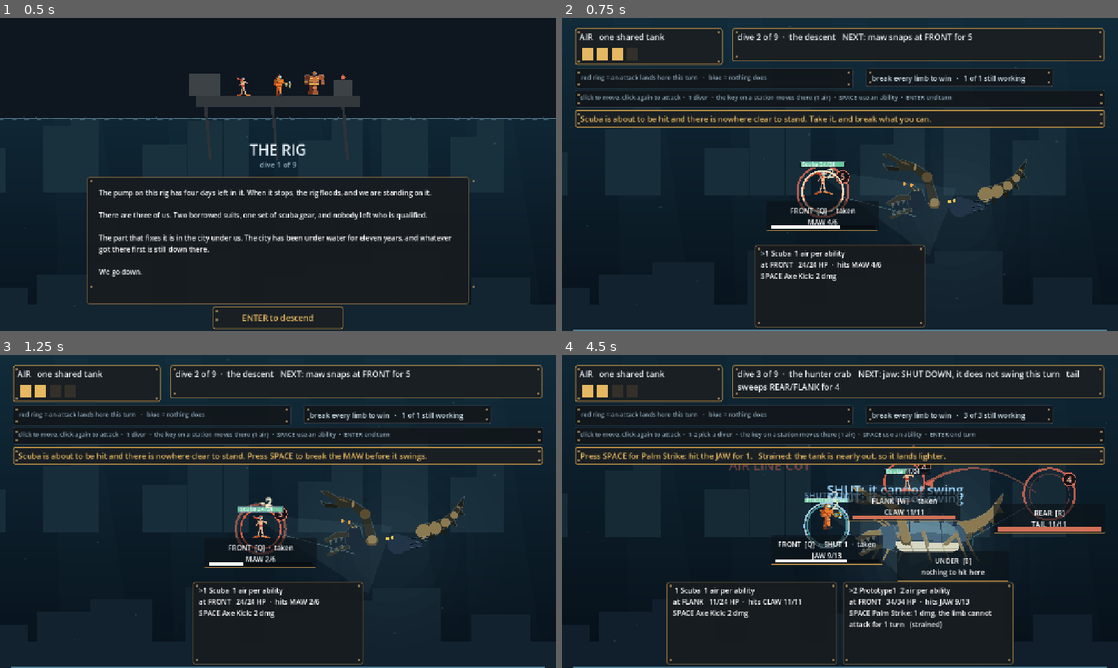
Above: before the commit, frames 1-4 (two rows, left to right).
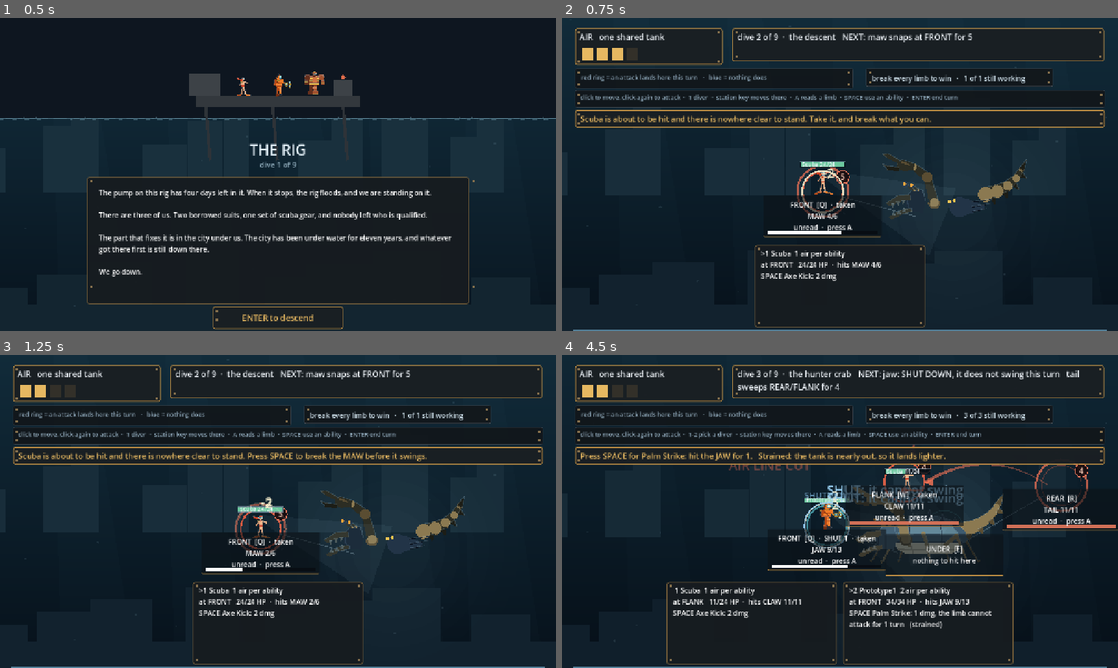
Above: after the commit, the same moments.

Repository: ImmortalDemonGod/salvage
Game: Godot game, scene res://game/main.tscn
Same seed, same stepped clock (60 frames per second), same inputs: the game is played once before the commit and once after it.
Inputs (mouse positions are in pixels of both pictures, inside the frame that each line leads up to):
- Up to frame 1 (0.5 s): no input
- Up to frame 2 (0.75 s): tap Enter at 0.5 s; move the mouse to (962, 158) at 0.52 s; hold Right from 0.53 s (still down); tap 1 at 0.6 s; click (962, 158) at 0.67 s
- Up to frame 3 (1.25 s): keep holding Right; tap Space at 0.77 s
- Up to frame 4 (4.5 s): release Right at 1.25 s; tap Enter at 1.25, 3.5, 4.25 s; drag from (728, 527) to (812, 574) at 1.27 s; move the mouse to (895, 442) at 2.02 s; hold Right 2.03-2.75 s; tap 3 at 2.1 s; drag from (812, 574) to (673, 464) at 2.77 s; move the mouse to (1006, 558) at 3.52 s; hold A 3.53-4.25 s; tap Q at 3.6 s; tap Space at 3.77 s; drag from (673, 464) to (756, 433) at 4.27 s

Frame 1 is identical in both runs. In frame 2, 1.4% of the frame differs, in the area x 27-72%, y 24-71%; in frame 3, 1.3%; in frame 4, 6.3%, in the area x 32-100%, y 24-73%.

Commit message:
build Marc's missing step: analyze, then choose what to break
docs/marc-project-proposal.pdf has been in this repo since the scaffold
and is cited nowhere in my notes, because I never opened it. Its core loop
is Encounter -> ANALYZE ENEMY -> Target Body Parts -> Disable Enemy
Abilities, and its first design pillar is "Every attack should feel
meaningful. Players choose WHAT TO DISABLE, not simply what to damage."

There was no Analyze step at all, and nothing to find out: the telegraph
already shows every number, so one limb is as good as another and breaking
them in some order is a chore rather than a choice. That is the whole of
"all I'm doing is clicking space and enter over and over."

Every limb now carries a trait, hidden until a diver reads it. Press A,
1 air, the cheapest action in the game because information should be
affordable:

  brittle      takes double damage
  plated       takes one less from every hit
  pressurised  breaking it shuts every OTHER limb for a turn
  leaking      breaking it gives the squad 2 air back

A trait only bites once it is KNOWN, so reading is what turns a hidden
number into an opportunity. The crab teaches it with one brittle limb and
one leaking. The worm makes it a choice between two payoffs. The dredge
plates the limb you are standing next to, so grinding the obvious target
is the wrong answer.

The judges got the new door too, per G14: greedy values a reading by how
much of the limb is left to exploit, casual pokes at it the way a novice
pokes at anything new.

Re-swept, paid in content: crab 61.2, spitter 59.2, dredge 60.2, all
inside 55-90. The spitter's plating moved off the limb you start beside,
because plating the one you cannot avoid is a tax rather than a decision.

Diff:
--- a/content/encounters.gd
+++ b/content/encounters.gd
@@ -39,7 +39,7 @@
 	"crab": {
 		"title": "the hunter crab",
 		"art": {"kind": "crab", "scale": 158.0, "pos": [872, 330], "tint": [1.0, 1.0, 1.0]},
-		"places": {"0": [610, 392], "1": [788, 292], "2": [900, 430], "3": [1122, 320]},
+		"places": {"0": [610, 392], "1": [788, 292], "2": [880, 404], "3": [1150, 300]},
 		# TWO divers. One was tried and REFUTED by measurement: the crab
 		# became unwinnable (G2 0/40), casual fell to 5.2 percent, and
 		# UNDER went dead because a lone diver never has a reason to stand
@@ -61,9 +61,9 @@
 			# swept after Proto5 became the efficient heavy (8 dmg for 3 Air)
 			# and the overdraft was cut. All three encounters land at limbs
 			# x1.45: crab 66.7% / 9.0 turns / 14.0 HP
-			{"name": "jaw", "hp": 13, "station": FRONT},
+			{"name": "jaw", "hp": 13, "station": FRONT, "trait": "brittle"},
 			{"name": "claw", "hp": 11, "station": FLANK},
-			{"name": "tail", "hp": 11, "station": REAR},
+			{"name": "tail", "hp": 11, "station": REAR, "trait": "leaking"},
 		],
 		# SPEC 2.6 verbatim: "the jaw only reaches FRONT, and the tail sweeps
 		# REAR and FLANK together. No conditions, no statuses, no special
@@ -89,7 +89,7 @@
 		# a LONGER, thinner body: the stations sit further apart along it,
 		# so the board itself reads differently from the crab's
 		"art": {"kind": "worm", "scale": 188.0, "pos": [910, 312], "tint": [0.55, 0.85, 0.70]},
-		"places": {"0": [604, 386], "1": [886, 288], "2": [946, 430], "4": [286, 386]},
+		"places": {"0": [604, 386], "1": [886, 288], "2": [946, 404], "4": [286, 386]},
 		"party": 2,
 		# The drum is fitted before this fight, so it is declared HERE.
 		# While gear was a global set by the run, the bands measured the
@@ -109,9 +109,9 @@
 			# ladder (crab 2s, worm 5/5/3, dredge 4/3/4) rather than the
 			# gentler one that would have made fight two easier than fight
 			# one.
-			{"name": "maw", "hp": 10, "station": FRONT},
-			{"name": "vent", "hp": 7, "station": FLANK},
-			{"name": "gut", "hp": 7, "station": UNDER},
+			{"name": "maw", "hp": 10, "station": FRONT, "trait": "brittle"},
+			{"name": "vent", "hp": 7, "station": FLANK, "trait": "pressurised"},
+			{"name": "gut", "hp": 7, "station": UNDER, "trait": "plated"},
 		],
 		# Every limb attacks, so every station is threatened by something and
 		# breaking any of them changes the map. The gut had no attack, which
@@ -152,9 +152,9 @@
 			# player safe ground and handed back too much: casual 92.5%,
 			# outside the pinned band. Paid for in limb HP and damage, not
 			# by moving the band.
-			{"name": "arm", "hp": 11, "station": FRONT},
-			{"name": "boiler", "hp": 10, "station": FLANK},
-			{"name": "winch", "hp": 10, "station": REAR},
+			{"name": "arm", "hp": 11, "station": FRONT, "trait": "plated"},
+			{"name": "boiler", "hp": 10, "station": FLANK, "trait": "pressurised"},
+			{"name": "winch", "hp": 10, "station": REAR, "trait": "brittle"},
 		],
 		"attacks": [
 			{"limb": 0, "stations": [FRONT, FLANK], "dmg": 4, "name": "sweeps"},
--- a/game/main.gd
+++ b/game/main.gd
@@ -185,7 +185,7 @@
 	for i in range(5):
 		var m := Panel.new()
 		m.name = "station_" + Combat.STATION_NAMES[i]
-		m.size = Vector2(258, 68)
+		m.size = Vector2(272, 96)
 		m.position = Vector2.ZERO   # placed per encounter in _refresh
 		m.add_theme_stylebox_override("panel", skin_station())
 		var bg := ColorRect.new()
@@ -875,8 +875,14 @@
 		else:
 			var stun := "  ·  SHUT %d" % int(combat.limb_stun[lb]) if int(combat.limb_stun[lb]) > 0 else ""
 			var maxhp: int = int((combat.enc.limbs[lb] as Dictionary).hp)
-			lbl.text = "%s  [%s]%s%s\n%s %d/%d" % [Combat.STATION_NAMES[i], String(keys2[i]), stun, here_free(i),
-				String(combat.LIMB_NAMES[lb]).to_upper(), int(combat.limb_hp[lb]), maxhp]
+			var read := ""
+			if combat.known(lb):
+				var tr := combat.trait_of(lb)
+				read = "\n" + String(Combat.TRAITS[tr]) if tr != "" else "\nread: nothing unusual"
+			else:
+				read = "\nunread  ·  press A"
+			lbl.text = "%s  [%s]%s%s\n%s %d/%d%s" % [Combat.STATION_NAMES[i], String(keys2[i]), stun, here_free(i),
+				String(combat.LIMB_NAMES[lb]).to_upper(), int(combat.limb_hp[lb]), maxhp, read]
 	# A cut line must READ as a cut line. This showed "AIR 3 / 3" after the
 	# umbilical rule fired, so the pool and its ceiling shrank together and
 	# the player could not tell anything had been taken from them.
@@ -969,7 +975,7 @@
 	for i in range(5):
 		if combat.station_open(i):
 			mkeys.append(String(keys[i]))
-	ui_help.text += "click to move, click again to attack  ·  %s  ·  the key on a station moves there (1 air)  ·  %s  ·  ENTER end turn" % [pick, use]
+	ui_help.text += "click to move, click again to attack  ·  %s  ·  station key moves there  ·  A reads a limb  ·  %s  ·  ENTER end turn" % [pick, use]
 	queue_redraw()
 
 # ---- the player's door. The bot calls these same Combat methods. -------
@@ -979,6 +985,26 @@
 # bots used all six, while the player had one key. A blind reviewer put it
 # plainly: "there is nothing on screen indicating a second or alternate
 # attack for either character."
+# Marc's Analyze step. Reading a limb costs 1 air and tells you what it
+# turns out to be, which is what makes the ORDER you break things a
+# decision rather than a chore.
+func player_analyze() -> bool:
+	var ok := combat.act_analyze(selected)
+	if ok:
+		refusal = ""
+		_after()
+	else:
+		var d = combat.divers[selected]
+		var lb: int = combat.target_limb(d)
+		if lb >= 0 and combat.known(lb):
+			refusal = "the %s has already been read" % String(combat.LIMB_NAMES[lb]).to_upper()
+		elif lb < 0:
+			refusal = "nothing to read from %s" % Combat.STATION_NAMES[int(d.station)]
+		else:
+			refusal = "not enough air to read a limb"
+		_refresh()
+	return ok
+
 func player_ability(slot: int) -> bool:
 	var ok := combat.act_ability(selected, slot)
 	if ok:
@@ -1084,6 +1110,7 @@
 		KEY_E: player_move(Combat.UNDER)
 		KEY_R: player_move(Combat.REAR)
 		KEY_T: player_move(Combat.BACKLINE)
+		KEY_A: player_analyze()
 		KEY_SPACE: player_ability(0)
 		KEY_F: player_ability(1)
 		KEY_LEFT, KEY_RIGHT:
--- a/sim/combat.gd
+++ b/sim/combat.gd
@@ -97,6 +97,7 @@
 # 2 Air, and the greedy bot finished the vent worm without taking a scratch.
 # A shutdown should be a PARTIAL answer: it removes one limb's swing from a
 # turn that has several.
+var analyzed: Array = []   # which limbs a diver has read
 var locked: Array = []
 
 # kit_size 0 means "everything this diver owns", which is what the bots and
@@ -105,6 +106,9 @@
 	enc_id = encounter
 	enc = (Encounters.ALL[encounter] as Dictionary)
 	STATION_LIMB = Encounters.station_limb(enc)
+	analyzed = []
+	for _l in enc.limbs:
+		analyzed.append(false)
 	OPEN_STATIONS = (enc.open_stations as Array).duplicate()
 	LIMB_NAMES = []
 	limb_hp = []
@@ -221,6 +225,45 @@
 			out.append(d)
 	return out
 
+# what a limb turns out to be, once a diver has read it
+const TRAITS := {
+	"brittle": "brittle: it takes double damage",
+	"pressurised": "pressurised: breaking it shuts every other limb for a turn",
+	"leaking": "leaking: breaking it gives the squad 2 air back",
+	"plated": "plated: it takes one less from every hit",
+}
+
+func trait_of(limb: int) -> String:
+	if limb < 0 or limb >= enc.limbs.size():
+		return ""
+	return String((enc.limbs[limb] as Dictionary).get("trait", ""))
+
+func known(limb: int) -> bool:
+	return limb >= 0 and limb < analyzed.size() and bool(analyzed[limb])
+
+# Reading a limb costs air like anything else. It is the cheapest action in
+# the game because information should be affordable, and the only one that
+# does no damage at all.
+const ANALYZE_COST := 1
+
+func act_analyze(i: int) -> bool:
+	if i < 0 or i >= divers.size():
+		return false
+	var d = divers[i]
+	if outcome != "ongoing" or d.down or not afford(ANALYZE_COST):
+		return false
+	var limb: int = target_limb(d)
+	if limb < 0 or known(limb):
+		return false
+	air -= ANALYZE_COST
+	analyzed[limb] = true
+	var t := trait_of(limb)
+	if t == "":
+		log_lines.append("%s reads the %s: nothing unusual about it" % [d.dname, LIMB_NAMES[limb]])
+	else:
+		log_lines.append("%s reads the %s -- %s" % [d.dname, LIMB_NAMES[limb], String(TRAITS[t])])
+	return true
+
 func can_attack(d) -> bool:
 	# From BACKLINE the disabler reaches with the drum: it shuts down
 	# whatever is winding up, wherever it is. That is what makes standing
@@ -330,6 +373,7 @@
 		air -= int(d.cost)
 	var at_range: bool = d.disables and d.station == BACKLINE
 	var dmg: int = 0 if at_range else int(eff.dmg)
+	dmg = _after_trait(limb, dmg)
 	if dmg > 0:
 		limb_hp[limb] -= dmg
 		log_lines.append("%s: %s hits the %s for %d" % [d.dname, String(ab.name), LIMB_NAMES[limb], dmg])
@@ -355,12 +399,35 @@
 	_break_if_spent(limb)
 	return true
 
+# a trait only bites once it is KNOWN, so reading a limb is what turns it
+# into an opportunity rather than a hidden dice roll
+func _after_trait(limb: int, dmg: int) -> int:
+	if dmg <= 0 or not known(limb):
+		return dmg
+	match trait_of(limb):
+		"brittle":
+			return dmg * 2
+		"plated":
+			return max(1, dmg - 1)
+	return dmg
+
 func _break_if_spent(limb: int) -> void:
 	if limb < 0 or limb_broken[limb] or limb_hp[limb] > 0:
 		return
 	limb_hp[limb] = 0
 	limb_broken[limb] = true
 	log_lines.append("the %s BREAKS" % LIMB_NAMES[limb])
+	# what breaking it was FOR, which is the whole point of choosing one
+	if known(limb):
+		match trait_of(limb):
+			"pressurised":
+				for o in range(limb_hp.size()):
+					if o != limb and not limb_broken[o]:
+						limb_stun[o] = max(int(limb_stun[o]), 1)
+				log_lines.append("the pressure blows out: every other limb is shut down and will not swing")
+			"leaking":
+				air += 2
+				log_lines.append("the line vents back into the tank: 2 air returned")
 	_check_victory()
 
 func act_attack(i: int) -> bool:
--- a/tools/bots.gd
+++ b/tools/bots.gd
@@ -14,6 +14,8 @@
 				out.append({"kind": "attack", "i": d.id, "slot": slot})
 		if Combat.OVERDRAFT_ENABLED and not c.overdrafted and d.hp > Combat.OVERDRAFT_HP:
 			out.append({"kind": "overdraft", "i": d.id})
+		if c.afford(Combat.ANALYZE_COST) and c.target_limb(d) >= 0 and not c.known(c.target_limb(d)):
+			out.append({"kind": "analyze", "i": d.id})
 		if c.afford(Combat.MOVE_COST):
 			for s in c.OPEN_STATIONS:
 				if s != d.station:
@@ -23,6 +25,7 @@
 static func apply(c: Combat, a: Dictionary) -> bool:
 	match a.kind:
 		"attack": return c.act_ability(a.i, int(a.get("slot", 0)))
+		"analyze": return c.act_analyze(a.i)
 		"move": return c.act_move(a.i, a.s)
 		"overdraft": return c.act_overdraft(a.i)
 	return false
@@ -50,14 +53,18 @@
 	var attacks: Array = []
 	var moves: Array = []
 	var burns: Array = []
+	var reads: Array = []
 	for a in opts:
-		if a.kind == "attack": attacks.append(a)
+		if a.kind == "analyze": reads.append(a)
+		elif a.kind == "attack": attacks.append(a)
 		elif a.kind == "overdraft": burns.append(a)
 		else: moves.append(a)
 	# Burning HP for air is a desperate act; a novice does it occasionally,
 	# not one time in three. Leaving it in the uniform pool dropped casual
 	# from 65 to 31 percent, which measured the bot's recklessness rather
 	# than the fight's difficulty. Same judge pathology as the first sweep.
+	if not reads.is_empty() and rng.randf() < 0.18:
+		return reads[rng.randi() % reads.size()]
 	if not burns.is_empty() and rng.randf() < 0.06:
 		return burns[rng.randi() % burns.size()]
 	var want_move: bool = attacks.is_empty() or (not moves.is_empty() and rng.randf() < CASUAL_MOVE_CHANCE)
@@ -88,7 +95,12 @@
 	for a in legal(c):
 		var d = c.divers[a.i]
 		var score := 0.0
-		if a.kind == "attack":
+		if a.kind == "analyze":
+			# reading a limb pays off only while there is enough of it left
+			# for the trait to matter, and never as a whole turn's work
+			var lb0: int = c.target_limb(c.divers[a.i])
+			score = 2.6 if lb0 >= 0 and int(c.limb_hp[lb0]) > 4 else 0.4
+		elif a.kind == "attack":
 			var ab: Dictionary = d.kit[int(a.get("slot", 0))]
 			var limb: int = c.target_limb(d)
 			if limb < 0:
Not shown, added: site/.gitignore
